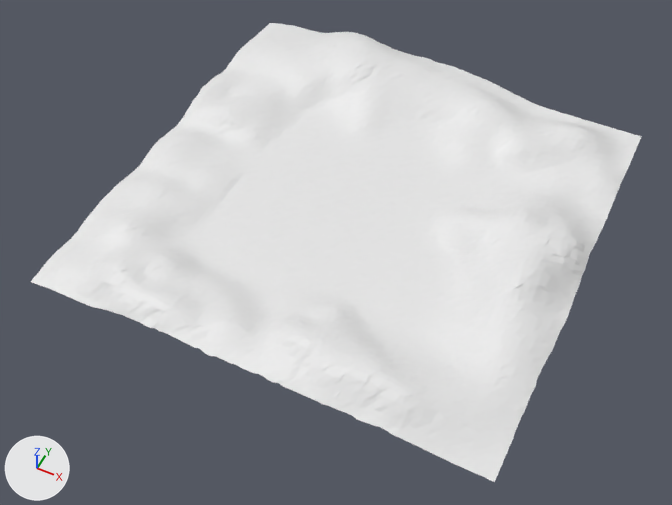
The FBX model Assets/Models/Environment/Ground.fbx as it was, and as the next commit left it.
Before and after are seen from a 50 mm camera at (60.3, -131.4, 145.6) aimed at (-0.1, -10.8, -5.2). Lighting does not change. The marker at lower left points along +X, +Y and +Z. Where no turn or scale is listed for an object, it has been applied to the vertices.

Names of what the first picture shows: 'Ground'.
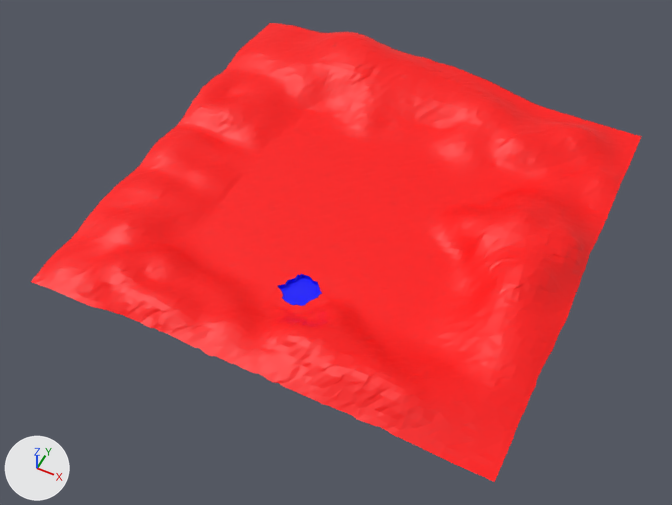
Boxes (x1, y1, x2, y2) around the edits, measured in the pictures (672 x 505 px; the box of a moved part takes in the faces that stretch with it):
part 1 of me_ground_001, moved or reshaped
    both: (182, 218, 531, 442)
part 2 of me_ground_001, moved or reshaped
    both: (119, 27, 362, 191)
part 3 of me_ground_001, moved or reshaped
    both: (441, 73, 624, 241)
part 4 of me_ground_001, recoloured (white to red)
    both: (31, 23, 642, 482)

The change in detail:
Material 'Surface' (mat_surface) is new.
Its base color is (1.0, 0.0, 0.0) (red #ff0000).
Material 'Below' (mat_below) is new.
Its base color is (0.0, 0.0, 1.0) (blue #0000ff).
me_ground_001 is used by ob_ground; location (0.0, 0.0, 0.0).
me_ground_001 had 5007 vertices, 9693 faces and spanned x -50.4..50.7, y -50.6..51.4, z -0.3..8.3.
me_ground_001 now has 5050 vertices, 9741 faces and spans x -50.4..50.7, y -50.6..51.4, z -1.1..8.3.
me_ground_001 part 1: 36 vertices moved from x -10.1..11.1, y -41.4..-21.8, z 0.0..5.1 to x -10.3..10.3, y -41.3..-21.5, z -1.0..5.1; 134 vertices removed from x -17.8..42.4, y -49.2..-3.4, z -0.1..6.2; 203 vertices added at x -17.4..42.5, y -49.2..-3.9, z -1.1..6.1.
me_ground_001 part 2: 32 vertices removed from x -48.8..-18.0, y -18.2..48.0, z 1.1..6.6; 16 vertices added at x -48.7..-18.1, y -18.3..47.5, z 1.1..6.6.
me_ground_001 part 3: 20 vertices removed from x 2.4..46.6, y 3.3..45.9, z 0.5..7.2; 10 vertices added at x 2.4..46.5, y 4.2..45.9, z 0.5..7.0.
me_ground_001 part 4: 9054 faces spanning x -50.4..50.7, y -50.6..51.4, z -0.3..8.3 switch from no material to mat_surface (red #ff0000).
me_ground_001 now uses material mat_below (blue #0000ff).
